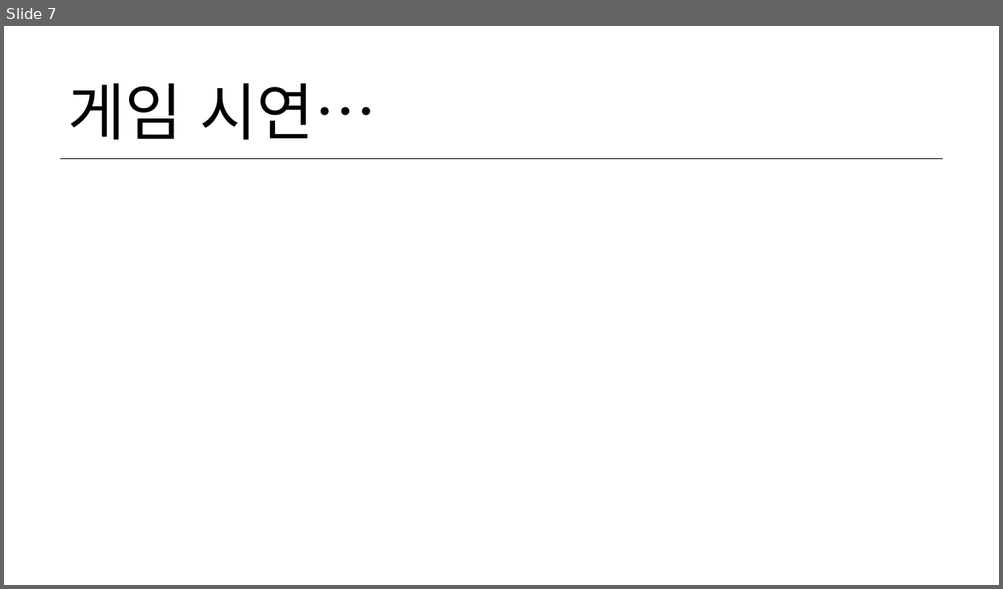
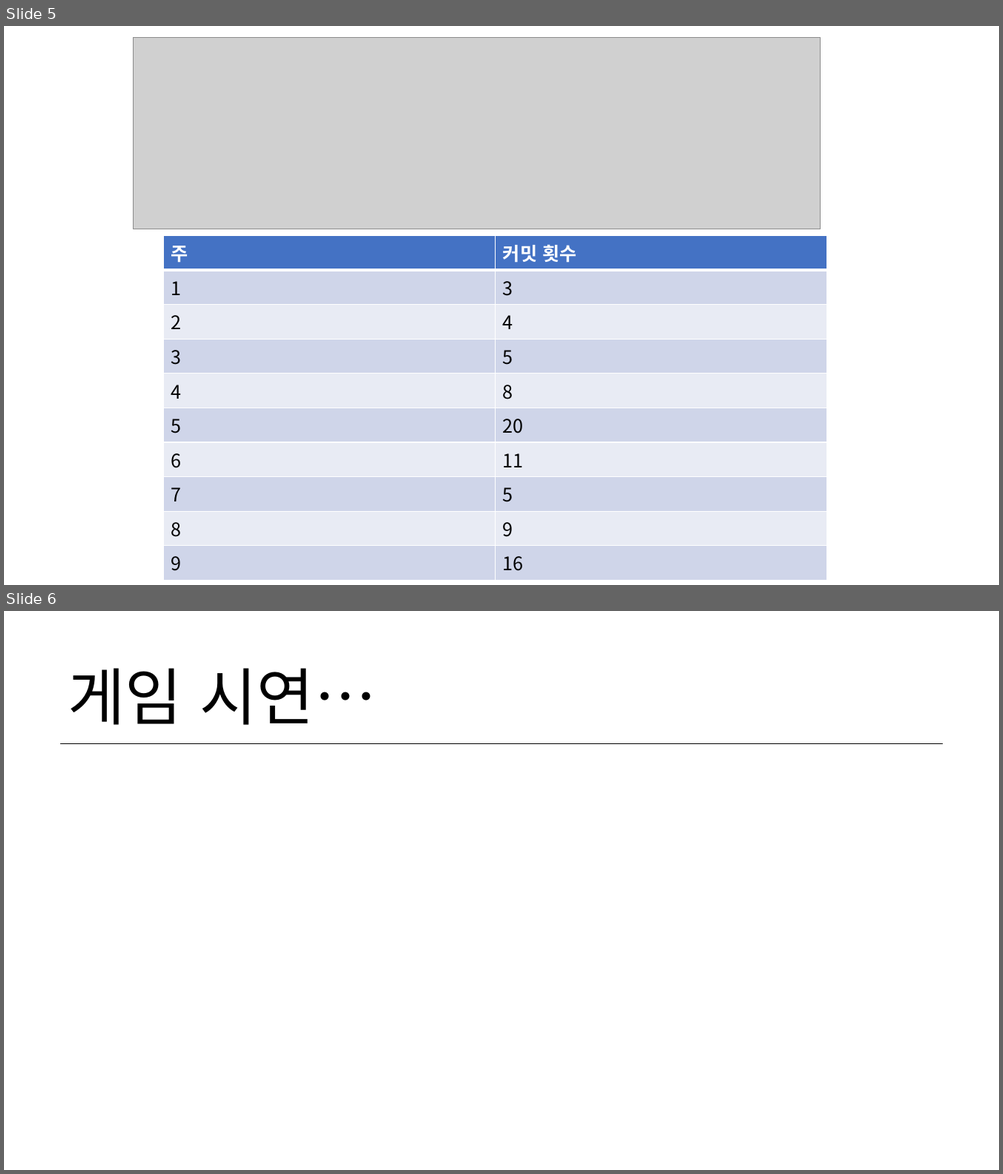
Before and after one commit to charg2/2dgp, a slide deck: ppt/3차.pptx. Shown one above the other, each under a label of ours: slide 7 before the commit, slides 5 and 6 after it. The pictures are 1003x589 and 1003x1174 pixels, drawn with LibreOffice and Linux fonts; fonts in the diff are those of the drawing; grey boxes stand for pictures. Boxes give left, top, right and bottom in pixels: in the first picture for what was removed or moved away, otherwise in the second. Text is boxed around its words. In the diff, an @@ line names an element or a change of style, - is before the commit and + after.

```diff
--- a/ppt/3차.pptx
+++ b/ppt/3차.pptx
@@ slide 5 added at <box>4,26,999,585</box>, background #FFFFFF @@
@@ picture added at <box>133,38,820,229</box> @@
@@ table added at <box>164,235,826,574</box>, 10 rows, 2 columns @@
+주 | 커밋 횟수
+1 | 3
+2 | 4
+3 | 5
+4 | 8
+5 | 20
+6 | 11
+7 | 5
+8 | 9
+9 | 16
@@ what was slide 7 is now slide 6 @@
```
Also in this commit, not shown: 1 slide changed, 1 other slide added, 3 slides removed, 9 other files.
